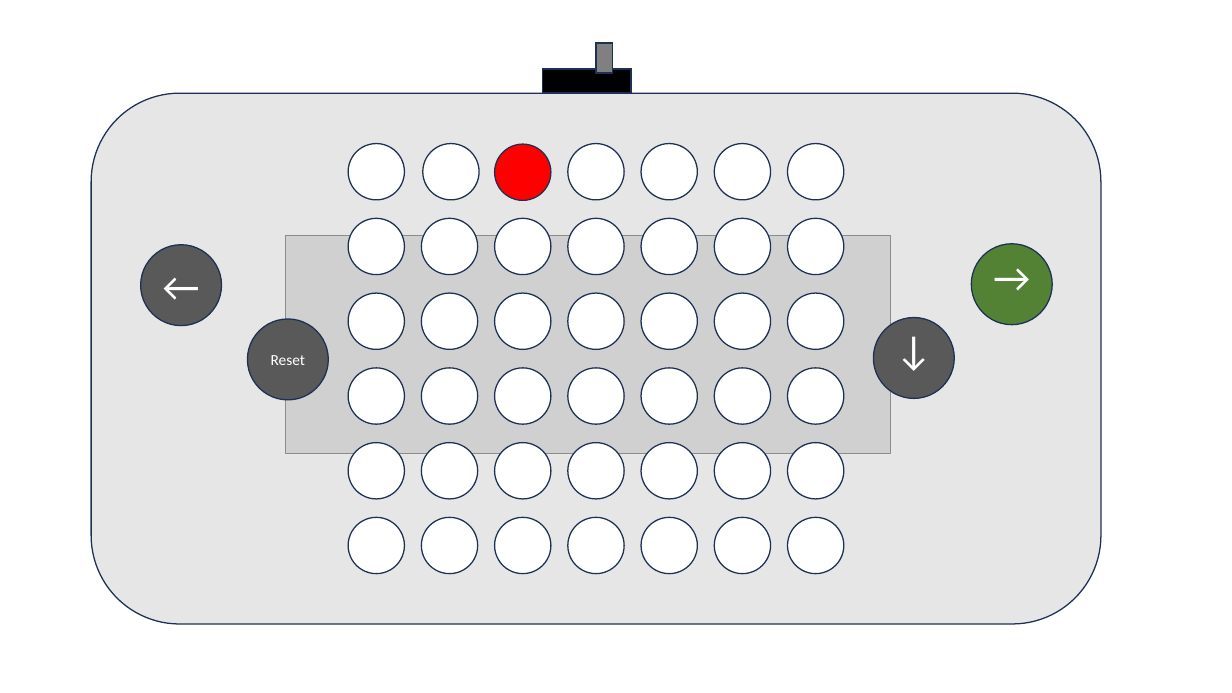
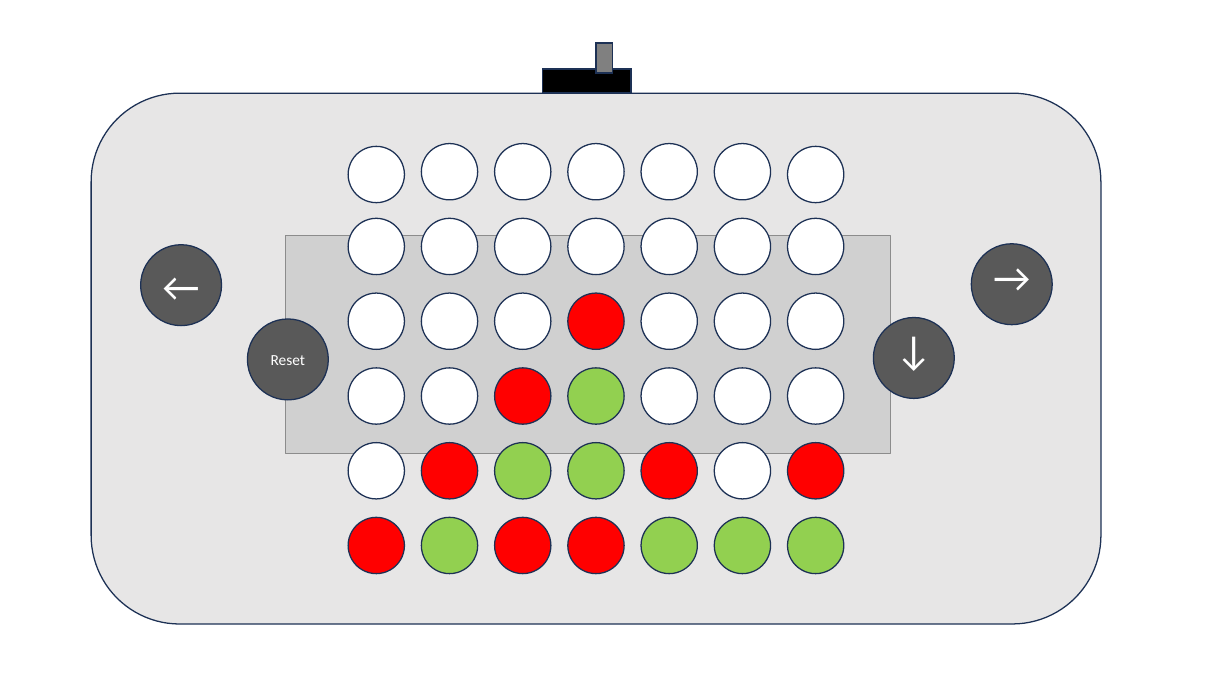
Before and after one commit to wago-enterprise-education/praktikum-vier-gewinnt, a slide deck: slide 4 of doc/Prototyp_3.pptx. Drawn at 1232x693 pixels with LibreOffice and Linux fonts; fonts in the diff are those of the drawing; grey boxes stand for pictures. Boxes give left, top, right and bottom in pixels: in the first picture for what was removed or moved away, otherwise in the second. Text is boxed around its words. In the diff, an @@ line names an element or a change of style, - is before the commit and + after.

```diff
--- a/doc/Prototyp_3.pptx
+++ b/doc/Prototyp_3.pptx
@@ ellipse: place and size @@
-ellipse at (494,144,551,201)
+ellipse at (348,146,405,202)
@@ ellipse at (348,146,405,202): fill #FF0000 to #FFFFFF @@
@@ ellipse: place and size @@
-ellipse at (348,143,405,200)
+ellipse at (421,143,478,200)
@@ ellipse: place and size @@
-ellipse at (423,143,480,200)
+ellipse at (494,143,551,200)
@@ ellipse "←" at (971,244,1053,325): fill #548235 to #595959 @@
@@ fill #FFFFFF to #FF0000 in 8 elements at (348,518,405,574), (494,518,551,574), (568,518,625,574), (421,443,478,499), (641,443,698,499), (787,443,844,499), (494,368,551,424), (568,293,625,349) @@
@@ fill #FFFFFF to #92D050 in 7 elements at (421,518,478,574), (641,518,698,574), (714,518,771,574), (787,518,844,574), (568,443,625,499), (568,368,625,424), (494,443,551,499) @@
```
Also in this commit, not shown: 4 other slides changed, 2 slides added, 4 slides removed.
